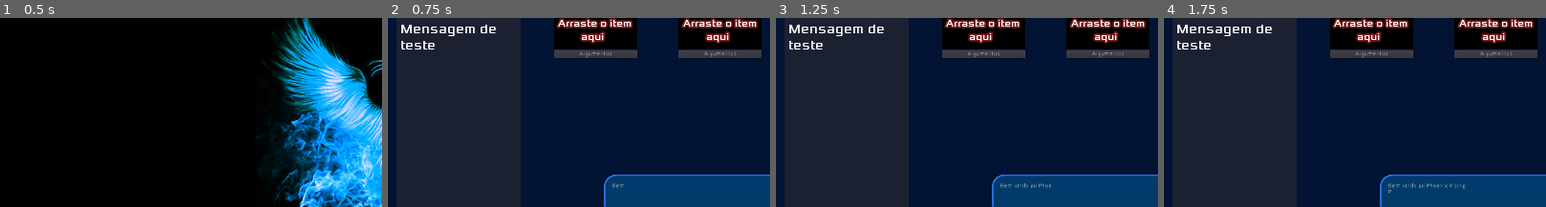
Above: before the commit, frames 1-4 (left to right).
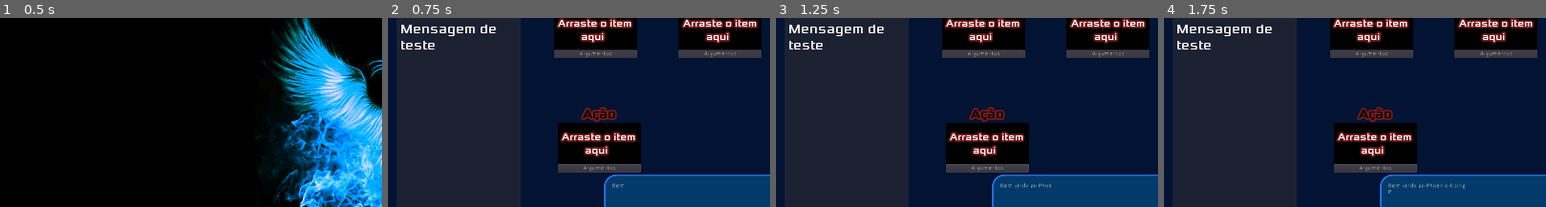
Above: after the commit, the same moments.

Repository: MateusdosAnjos/MAC0499
Game: Godot game, scene res://TelaInicial/TitleScreen.tscn
The game is run twice, just before and just after one commit, with the same random seed, the same clock (stepped at 60 frames per second) and the same inputs.
Inputs:
- Up to frame 1 (0.5 s): no input
- Up to frame 2 (0.75 s): click "Novo Jogo" at 0.5 s
- Up to frame 3 (1.25 s): no input
- Up to frame 4 (1.75 s): click "Tela Cheia" at 1.25 s
The pictures show only the part of the screen within x 0-50%, y 24-74%; the shares and areas given below are measured in that part.

Frame 1 is identical in both runs. In frame 2, 6.2% of the frame differs, in the area x 44-67%, y 46-82%; in frame 3, 6.2%; in frame 4, 6.2%.

Commit message:
Melhorado o MovableActionSpace

Diff:
--- a/Phoenix Rising/ActionSpace/Action.gd
+++ b/Phoenix Rising/ActionSpace/Action.gd
@@ -113,33 +113,3 @@
 
 func _on_ArgumentButton_sent_arguments(arguments):
     argument_list = arguments
-
-
-
-
-
-
-
-
-#MOVABLE PART
-
-
-var mouseIn = false
-
-
-func _process(delta):
-    # You need to create a action caleld "click"(Left mouse click) in the project input map.
-    # Você precisa criar uma ação chamada click(botão esquerdo do mouse) no input map do seu projeto
-    if(mouseIn && Input.is_action_pressed("inv_grab")):
-        print("Beleza")
-        set_position(get_viewport().get_mouse_position())
-    pass
-
-
-func _on_Area2D_mouse_entered():
-    mouseIn = true
-
-
-
-func _on_Area2D_mouse_exited():
-    mouseIn = false
--- /dev/null
+++ b/Phoenix Rising/Sandbox/MovableActionSpace.gd
@@ -0,0 +1,22 @@
+extends Node2D
+
+var mouseIn = false
+
+
+func _process(delta):
+    # You need to create a action caleld "click"(Left mouse click) in the project input map.
+    # Você precisa criar uma ação chamada click(botão esquerdo do mouse) no input map do seu projeto
+    if(mouseIn && Input.is_action_pressed("inv_grab")):
+        print("Beleza")
+        set_position(get_viewport().get_mouse_position())
+    pass
+
+
+func _on_Area2D_mouse_entered():
+    print("Oe")
+    mouseIn = true
+
+
+
+func _on_Area2D_mouse_exited():
+    mouseIn = false
--- a/Phoenix Rising/Sandbox/MovableActionSpace.tscn
+++ b/Phoenix Rising/Sandbox/MovableActionSpace.tscn
@@ -1,18 +1,20 @@
-[gd_scene load_steps=3 format=2]
+[gd_scene load_steps=4 format=2]
 
-[ext_resource path="res://ActionSpace/ActionSpace.tscn" type="PackedScene" id=1]
+[ext_resource path="res://Sandbox/MovableActionSpace.gd" type="Script" id=1]
+[ext_resource path="res://ActionSpace/ActionSpace.tscn" type="PackedScene" id=2]
 
 [sub_resource type="RectangleShape2D" id=1]
 extents = Vector2( 125.583, 80.3998 )
 
 [node name="MovableActionSpace" type="Node2D"]
+script = ExtResource( 1 )
 
-[node name="ActionSpace" parent="." instance=ExtResource( 1 )]
+[node name="ActionSpace" parent="." instance=ExtResource( 2 )]
 
 [node name="Area2D" type="Area2D" parent="ActionSpace"]
 
 [node name="CollisionShape2D" type="CollisionShape2D" parent="ActionSpace/Area2D"]
 position = Vector2( 100, 50 )
 shape = SubResource( 1 )
-[connection signal="mouse_entered" from="ActionSpace/Area2D" to="ActionSpace" method="_on_Area2D_mouse_entered"]
-[connection signal="mouse_exited" from="ActionSpace/Area2D" to="ActionSpace" method="_on_Area2D_mouse_exited"]
+[connection signal="mouse_entered" from="ActionSpace/Area2D" to="." method="_on_Area2D_mouse_entered"]
+[connection signal="mouse_exited" from="ActionSpace/Area2D" to="." method="_on_Area2D_mouse_exited"]
--- a/Phoenix Rising/Tutorial/Tutorial.tscn
+++ b/Phoenix Rising/Tutorial/Tutorial.tscn
@@ -7,6 +7,7 @@
 [ext_resource path="res://ItensDoJogo/Inventory.tscn" type="PackedScene" id=5]
 [ext_resource path="res://ActionSpace/ActionSpace.tscn" type="PackedScene" id=6]
 [ext_resource path="res://UsersGuide/UsersGuide.tscn" type="PackedScene" id=7]
+[ext_resource path="res://Sandbox/MovableActionSpace.tscn" type="PackedScene" id=8]
 
 [node name="Tutorial" type="Control"]
 script = ExtResource( 1 )
@@ -72,6 +73,9 @@
 margin_right = 1806.0
 margin_bottom = 842.0
 text = "Nivel 1"
+
+[node name="MovableActionSpace" parent="." instance=ExtResource( 8 )]
+position = Vector2( 409.136, 475.294 )
 [connection signal="input_output_defined" from="." to="Run" method="_on_Tutorial_input_output_defined"]
 [connection signal="pressed" from="FullScreen" to="." method="_on_FullScreen_pressed"]
 [connection signal="pressed" from="Run" to="Run" method="_on_Run_pressed"]
Not shown: 1 places in Phoenix Rising/Tutorial/Tutorial.tscn that only renumber resources
